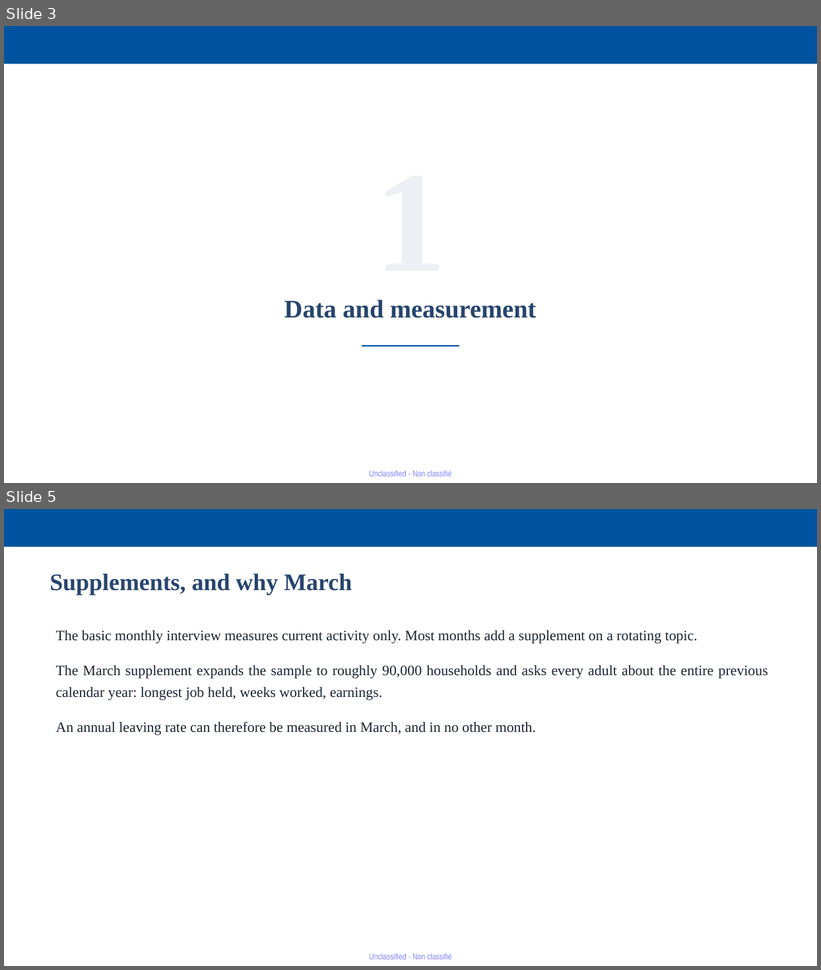
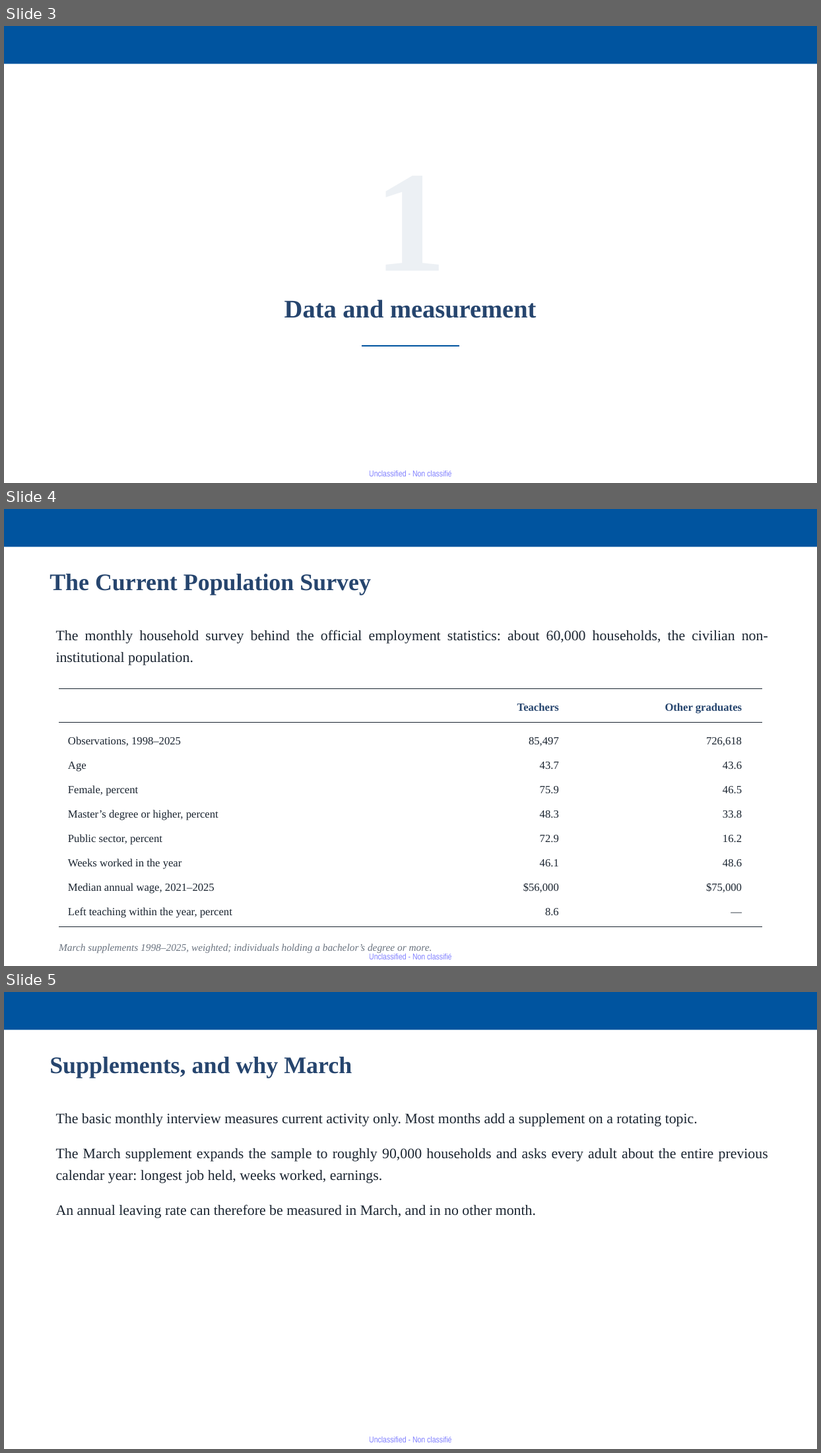
Before and after one commit to jedr1-ship-it/Alternative-Pathways----Quant, a slide deck: report/Proyect_US_v4.pptx. Shown one above the other, each under a label of ours: slides 3 and 5 before the commit, slides 3, 4 and 5 after it; the slides between them are not shown. The pictures are 821x970 and 821x1453 pixels, drawn with LibreOffice and Linux fonts; fonts in the diff are those of the drawing. Boxes give left, top, right and bottom in pixels: in the first picture for what was removed or moved away, otherwise in the second. Text is boxed around its words. In the diff, an @@ line names an element or a change of style, - is before the commit and + after.

```diff
--- a/report/Proyect_US_v4.pptx
+++ b/report/Proyect_US_v4.pptx
@@ slide 4 added at <box>4,509,817,966</box>, background #FFFFFF; not listed: 1 template element that a slide beside it also shows @@
@@ rectangle added at <box>4,509,817,547</box>, fill #00549F @@
@@ text added at <box>50,574,371,595</box>, 28 pt, text #26456E, bold @@
+The Current Population Survey
@@ text added at <box>56,630,768,665</box>, 17 pt, text #1A2430 @@
+The monthly household survey behind the official employment statistics: about 60,000 households, the civilian non-institutional population.
@@ line added from (59, 689) to (762, 689), #1A2430 1 pt @@
@@ text added at <box>517,703,559,711</box>, 13 pt, text #26456E, bold @@
+Teachers
@@ text added at <box>665,703,742,713</box>, 13 pt, text #26456E, bold @@
+Other graduates
@@ line added from (59, 722) to (762, 722), #1A2430 0.6 pt @@
@@ text added at <box>68,737,181,747</box>, 13 pt, text #1A2430 @@
+Observations, 1998–2025
@@ text added at <box>529,737,559,747</box>, 13 pt, text #1A2430 @@
+85,497
@@ text added at <box>706,737,742,747</box>, 13 pt, text #1A2430 @@
+726,618
@@ text added at <box>68,762,86,772</box>, 13 pt, text #1A2430 @@
+Age
@@ text added at <box>540,762,559,769</box>, 13 pt, text #1A2430 @@
+43.7
@@ text added at <box>723,762,742,770</box>, 13 pt, text #1A2430 @@
+43.6
@@ text added at <box>68,786,138,796</box>, 13 pt, text #1A2430 @@
+Female, percent
@@ text added at <box>540,786,559,793</box>, 13 pt, text #1A2430 @@
+75.9
@@ text added at <box>723,786,742,794</box>, 13 pt, text #1A2430 @@
+46.5
@@ text added at <box>68,810,218,821</box>, 13 pt, text #1A2430 @@
+Master’s degree or higher, percent
@@ text added at <box>540,811,559,818</box>, 13 pt, text #1A2430 @@
+48.3
@@ text added at <box>723,811,742,819</box>, 13 pt, text #1A2430 @@
+33.8
@@ text added at <box>68,834,162,845</box>, 13 pt, text #1A2430 @@
+Public sector, percent
@@ text added at <box>540,835,559,842</box>, 13 pt, text #1A2430 @@
+72.9
@@ text added at <box>723,835,742,843</box>, 13 pt, text #1A2430 @@
+16.2
@@ text added at <box>68,859,182,869</box>, 13 pt, text #1A2430 @@
+Weeks worked in the year
@@ text added at <box>540,859,559,867</box>, 13 pt, text #1A2430 @@
+46.1
@@ text added at <box>723,859,742,867</box>, 13 pt, text #1A2430 @@
+48.6
@@ text added at <box>68,883,215,894</box>, 13 pt, text #1A2430 @@
+Median annual wage, 2021–2025
@@ text added at <box>523,883,559,893</box>, 13 pt, text #1A2430 @@
+$56,000
@@ text added at <box>706,883,742,893</box>, 13 pt, text #1A2430 @@
+$75,000
@@ text added at <box>587,902,742,926</box>, 13 pt, text #1A2430 @@
+—
@@ text added at <box>68,908,232,918</box>, 13 pt, text #1A2430 @@
+Left teaching within the year, percent
@@ text added at <box>545,908,559,916</box>, 13 pt, text #1A2430 @@
+8.6
@@ line added from (59, 927) to (762, 927), #1A2430 1 pt @@
@@ text added at <box>59,944,432,953</box>, 12 pt, text #6B7480, italic @@
+March supplements 1998–2025, weighted; individuals holding a bachelor’s degree or more.
```
Also in this commit, not shown: 1 slide changed, 2 slides removed, 1 other file.
